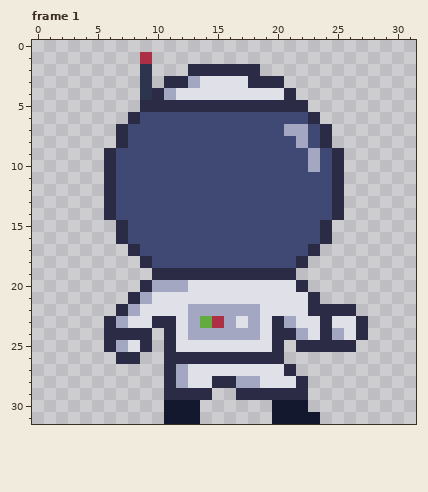
Pixel-art file -- Aseprite/Astronaut.aseprite. Above, as it was before the edit.
32x32 pixels, 2 frames. Shown: frame 1. The commit also changed other frames, which this record leaves out.
Once edited:
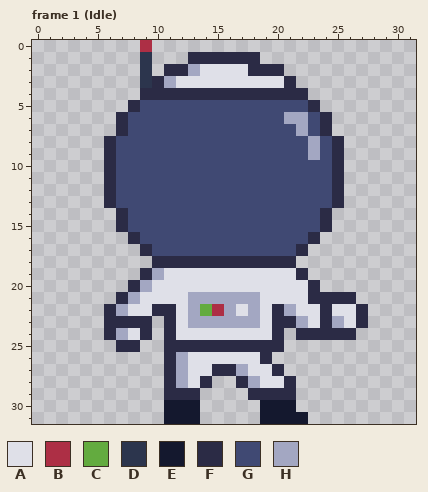
Palette (. is transparent): A #dfe0e8  B #ad2f45  C #63ab3f  D #2c354d  E #14182e  F #2b2b45  G #404973  H #a3a7c2
Commit: Idle Animation
Edits made:
Frame 1 (Idle), layers "Head", "Feet", "Body":
Colour A replaces colour F in row 2 at x 14 to 17; in row 3 at x 12 and 18 to 20; in row 19 at x 11 to 21; in row 20 at x 22; in row 22 at x 23 and 25 to 26; in row 24 at x 8.
Colour A replaces colour F in row 26 at x 13 to 18.
Colour A replaces colour H in row 3 at x 13; in row 20 at x 10 to 12; in row 21 at x 9; in row 22 at x 8 and 17; in row 24 at x 13 to 18.
Colour B is added in row 0 at x 9.
Colour B replaces colour H in row 22 at x 15.
Colour C replaces colour H in row 22 at x 14.
Colour D replaces colour B in row 1 at x 9.
Colour E is added in rows 30 to 31 at x 19.
Colour F is added in row 1 at x 13 to 18; in row 2 at x 11 to 12 and 19 to 20; in row 3 at x 10 and 21; in row 4 at x 22; in row 5 at x 8 and 23; in row 6 at x 7 and 24.
Colour F is added in row 8 at x 6 and 25; in row 19 at x 9 and 22; in row 20 at x 8 and 23; in row 21 at x 7 and 24 to 26; in row 22 at x 6 and 27.
Colour F replaces colour A in row 4 at x 12 to 20; in row 22 at x 10 to 11 and 20; in row 23 at x 8 to 9; in row 24 at x 23 and 26; in row 25 at x 8 and 12 to 19; in row 27 at x 15 to 16 and 20.
Colour F replaces colour A in row 28 at x 14 and 21.
Colour F replaces colour D in row 4 at x 9.
Colour F replaces colour G in row 14 at x 7 and 24; in row 16 at x 8 and 23; in row 17 at x 9 and 22; in row 18 at x 10 to 21.
Colour F replaces colour H in row 4 at x 11; in row 23 at x 7 and 21; in row 24 at x 22 and 25; in row 25 at x 7; in row 28 at x 17.
Colour G replaces colour F in row 5 at x 9 to 22; in row 6 at x 8 and 23; in row 8 at x 7 and 24.
Colour G replaces colour H in row 7 at x 21; in row 8 at x 22; in row 10 at x 23.
Colour H replaces colour A in row 21 at x 13 to 18; in row 22 at x 21; in row 23 at x 17, 22 and 25; in row 27 at x 17.
Colour H replaces colour B in row 23 at x 15.
Colour H replaces colour C in row 23 at x 14.
Colour H replaces colour F in row 2 at x 13; in row 3 at x 11; in row 19 at x 10; in row 20 at x 9; in row 21 at x 8; in row 22 at x 7.
Colour H replaces colour F in row 24 at x 7; in row 26 at x 12.
Colour H replaces colour G in row 6 at x 21 to 22; in row 8 at x 23.
Colour E is gone in row 30 at x 22; in row 31 at x 23.
Colour F is gone in row 14 at x 6 and 25; in row 16 at x 7 and 24; in row 17 at x 8 and 23; in row 18 at x 9 and 22; in row 23 at x 10; in row 24 at x 21 and 27.
Colour F is gone in row 25 at x 6, 9 and 22 to 26; in row 26 at x 7 to 8 and 20; in row 27 at x 21; in row 28 at x 15 to 16 and 22; in row 29 at x 14, 17 and 22.
